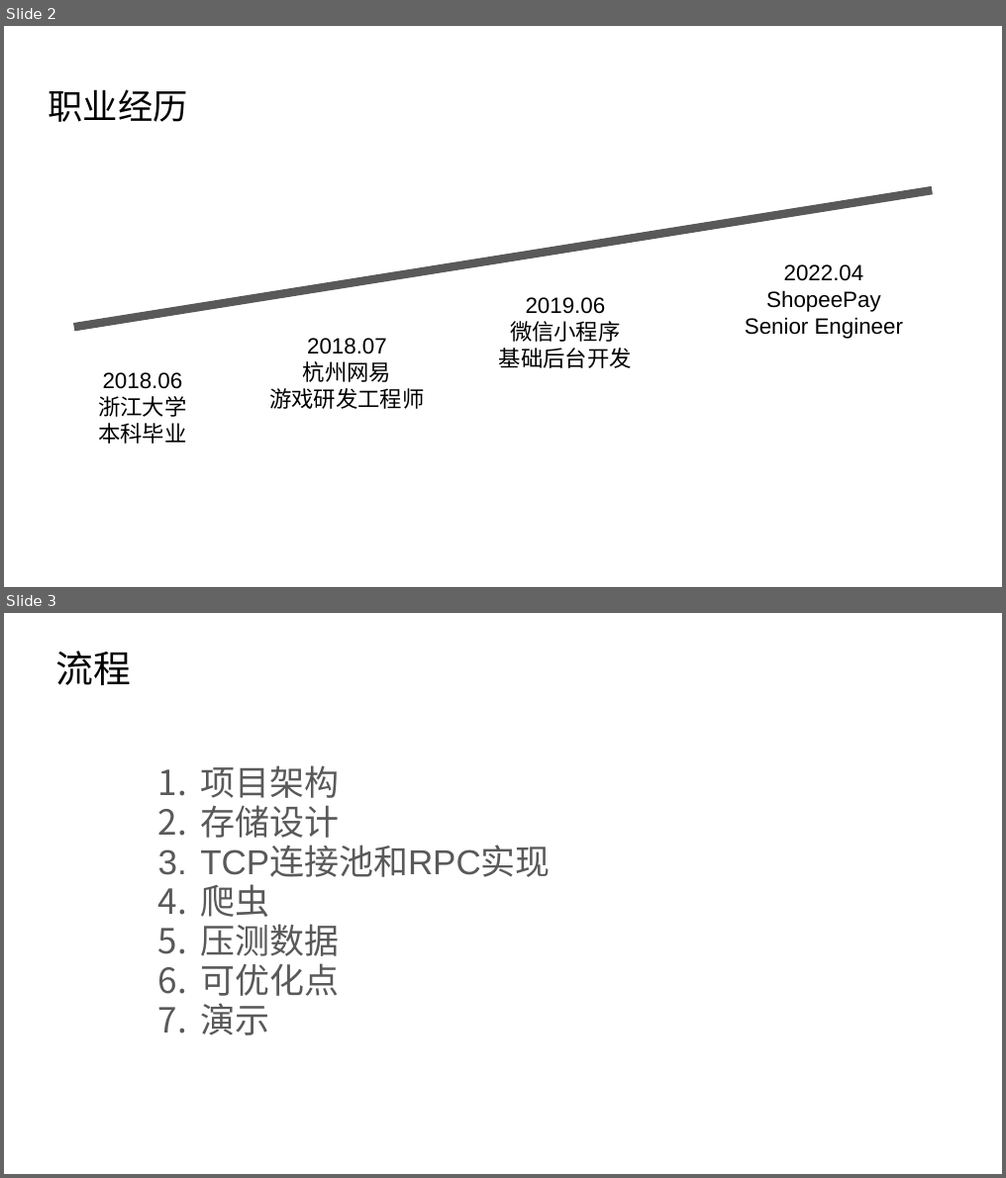
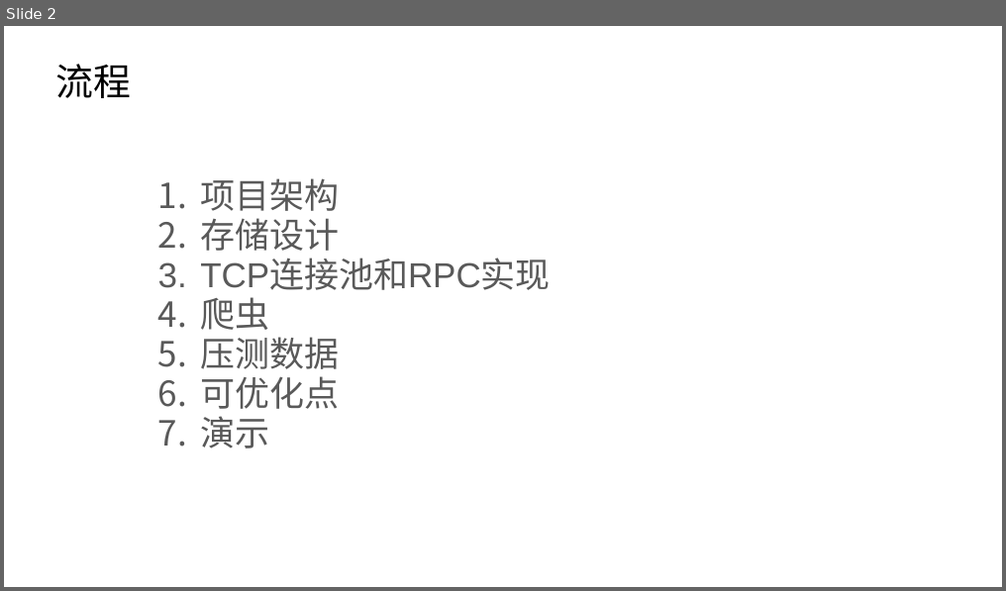
Before and after one commit to Uyouii/minimarket, a slide deck: doc/EntryTask.pptx. Shown one above the other, each under a label of ours: slides 2 and 3 before the commit, slide 2 after it. The pictures are 1006x1178 and 1006x591 pixels, drawn with LibreOffice and Linux fonts; fonts in the diff are those of the drawing. Boxes give left, top, right and bottom in pixels: in the first picture for what was removed or moved away, otherwise in the second. Text is boxed around its words. In the diff, an @@ line names an element or a change of style, - is before the commit and + after.

```diff
--- a/doc/EntryTask.pptx
+++ b/doc/EntryTask.pptx
@@ slide 2 removed at (4,26,1002,587), background #FFFFFF @@
@@ title removed at (48,89,187,122) @@
-职业经历
@@ line removed from (74, 327) to (932, 190) @@
@@ text removed at (745,265,903,339) @@
-2022.04
-ShopeePay
-Senior Engineer
@@ text removed at (499,297,632,369) @@
-2019.06
-微信小程序
-基础后台开发
@@ text removed at (269,338,424,409) @@
-2018.07
-杭州网易
-游戏研发工程师
@@ text removed at (98,372,186,444) @@
-2018.06
-浙江大学
-本科毕业
@@ what was slide 3 is now slide 2 @@
```
Also in this commit, not shown: 1 slide added, 2 other slides removed, 3 other files.
